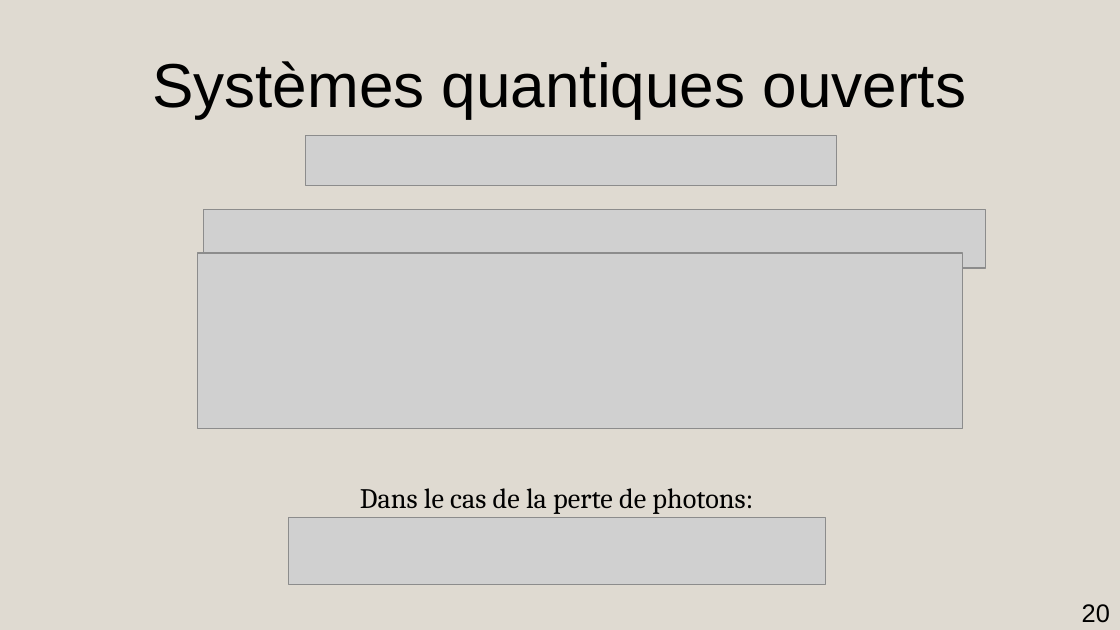
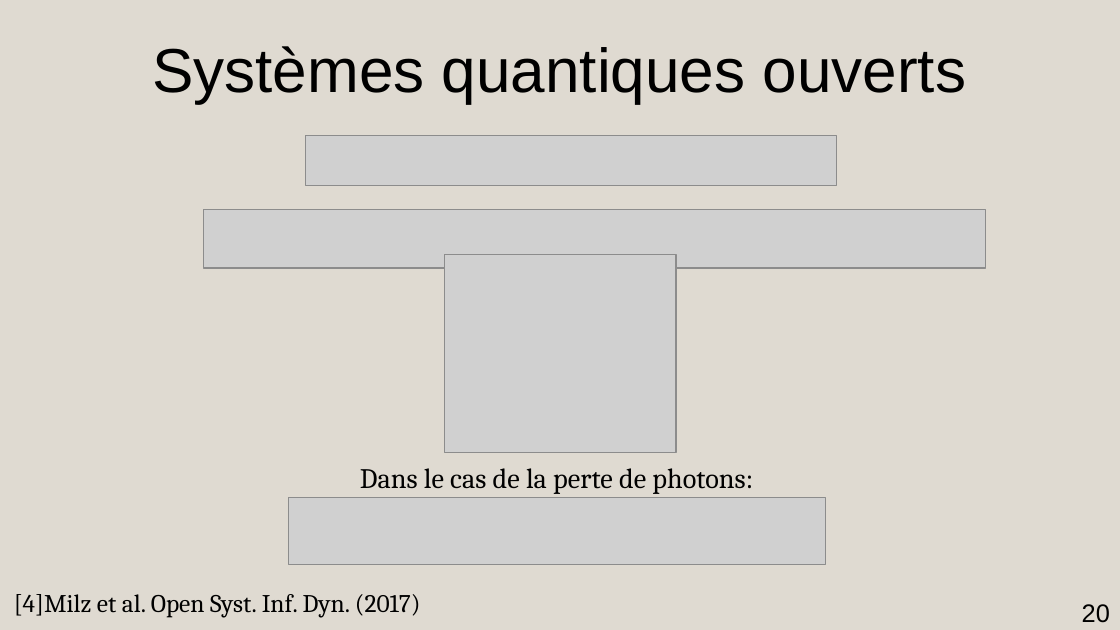
Before and after one commit to AmdaU/presentations, a slide deck: slide 20 of Seminaire/Seminaire.odp. Drawn at 1120x630 pixels with LibreOffice and Linux fonts; fonts in the diff are those of the drawing; grey boxes stand for pictures. Boxes give left, top, right and bottom in pixels: in the first picture for what was removed or moved away, otherwise in the second. Text is boxed around its words. In the diff, an @@ line names an element or a change of style, - is before the commit and + after.

```diff
--- a/Seminaire/Seminaire.odp
+++ b/Seminaire/Seminaire.odp
@@ title "Systèmes quantiques ouverts": place and size @@
-title "Systèmes quantiques ouverts" at [152, 61, 966, 118]
+title "Systèmes quantiques ouverts" at [152, 46, 966, 103]
@@ picture: place and size @@
-picture at [198, 253, 963, 429]
+picture at [445, 255, 677, 453]
@@ title "Dans le cas de la ...": place and size @@
-title "Dans le cas de la ..." at [360, 488, 753, 514]
+title "Dans le cas de la ..." at [360, 468, 753, 494]
@@ picture: place and size @@
-picture at [289, 518, 825, 584]
+picture at [289, 498, 825, 564]
@@ text added at [14, 594, 421, 618], 18 pt, text #000000 @@
+[4]Milz et al. Open Syst. Inf. Dyn. (2017)
```
Also in this commit, not shown: 9 other slides changed, 1 slide added, 1 other file.
